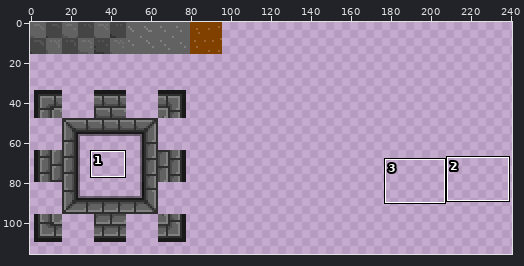
Sprite sheet, stored at media/floortiles-16x16.png. Above: a wide view before the commit, with the close-up outlined.
Close-up. The starting point:
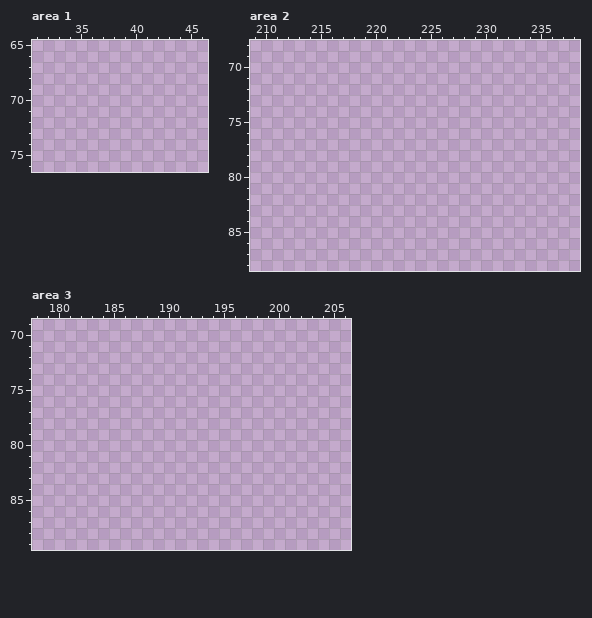
The file is 256x256 pixels. Pixels under 10% opacity are left out. Colours within 5 levels of each other are drawn and written as one. Shown: area 1: x 31..46, y 65..76; area 2: x 209..238, y 68..88; area 3: x 178..206, y 69..89. The wide view leaves out empty margins. The commit also changed other parts of the picture, which this record leaves out.
And afterwards:
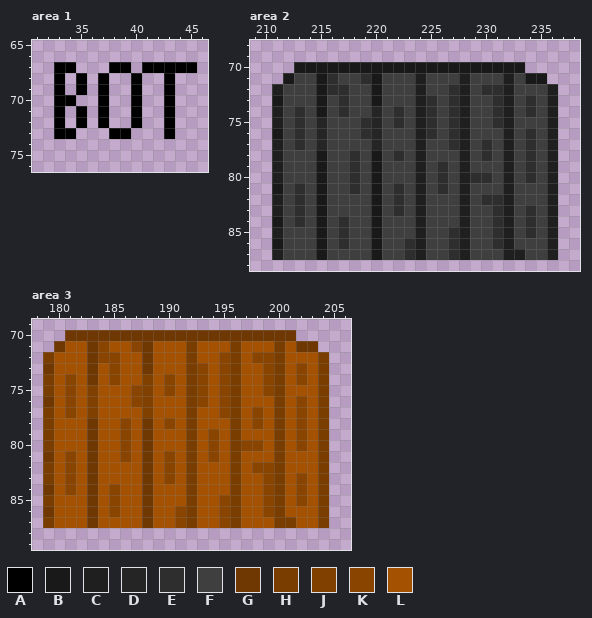
Palette (. is transparent): A #000000  B #191919  C #1f1f1f  D #252525  E #2e2e2efe  F #3f3f3f  G #6f3701  H #7a3d00  J #804000  K #894400  L #a45201
From old to new:
Area 1:
y 67: x 33..34 .. -> AA; x 38..39 .. -> AA; x 41..45 ..... -> AAAAA
y 68..69: x 33 . -> A; x 35 . -> A; x 37 . -> A; x 40 . -> A; x 43 . -> A
y 70: x 33..34 .. -> AA; x 37 . -> A; x 40 . -> A; x 43 . -> A
y 71..72: x 33 . -> A; x 35 . -> A; x 37 . -> A; x 40 . -> A; x 43 . -> A
y 73: x 33..34 .. -> AA; x 38..39 .. -> AA; x 43 . -> A
Area 2:
y 70: x 213..233 ..................... -> BBBBBBBBBBBBBBBBBBBBB
y 71: x 212..235 ........................ -> BFFBEFFEBFFFCFFFCFFFCFBB
y 72: x 211..236 .......................... -> CFFFBEEFFBFFFCFFECFEECFFFC
y 73: x 211..236 .......................... -> BFFFBFEFFBFFFCEFECFFECFEFC
y 74: x 211..236 .......................... -> CFEFBFEFFDFEFCEFECFFECFEFC
y 75: x 211..236 .......................... -> CFEFDFFFEDFEFCEFECFFECFFFC
y 76: x 211..236 .......................... -> BFEFDFFFEDFFFCEFECFFFCFEFC
y 77: x 211..236 .......................... -> CFEFDFFFFDFFFCFFECFEFCFEFC
y 78: x 211..236 .......................... -> CFFFBFFEFBFEFCFFFCFEFCFEFC
y 79: x 211..236 .......................... -> CFFFBFFEFBFFFCFEFCFFFCFEFC
y 80: x 211..236 .......................... -> CFFFBFFEFBFFFCFEFCEEFCFEFC
y 81: x 211..236 .......................... -> BFEFBFFEFBFEFCFEFCFFFCFFFC
y 82: x 211..236 .......................... -> CFEFBFFFFBFEFCFFFCFEECFFFC
y 83: x 211..236 .......................... -> CFEFBFFFFBFEFCFFFCFFECFEFC
y 84: x 211..236 .......................... -> BFEFBFEFFBFFFCFFFCFFECFEFC
y 85: x 211..236 .......................... -> CFFFBFEFFBFFFCFFECFFECFEFC
y 86: x 211..236 .......................... -> BFFFBFEFFBFFECFFECFFECFFFC
y 87: x 211..236 .......................... -> CFFFBFFFFBFFECFFECFFFCCFFC
Area 3:
y 70: x 181..201 ..................... -> GGGGGGGGGGGGGGGGGGGGG
y 71: x 180..203 ........................ -> GLLGKLLKGLLLHLLLHLLLHLGG
y 72: x 179..204 .......................... -> HLLLGKKLLGLLLHLLKHLKKHLLLH
y 73: x 179..204 .......................... -> GLLLGLKLLGLLLHKLKHLLKHLKLH
y 74: x 179..204 .......................... -> HLKLGLKLLJLKLHKLKHLLKHLKLH
y 75: x 179..204 .......................... -> HLKLJLLLKJLKLHKLKHLLKHLLLH
y 76: x 179..204 .......................... -> GLKLJLLLKJLLLHKLKHLLLHLKLH
y 77: x 179..204 .......................... -> HLKLJLLLLJLLLHLLKHLKLHLKLH
y 78: x 179..204 .......................... -> HLLLGLLKLGLKLHLLLHLKLHLKLH
y 79: x 179..204 .......................... -> HLLLGLLKLGLLLHLKLHLLLHLKLH
y 80: x 179..204 .......................... -> HLLLGLLKLGLLLHLKLHKKLHLKLH
y 81: x 179..204 .......................... -> GLKLGLLKLGLKLHLKLHLLLHLLLH
y 82: x 179..204 .......................... -> HLKLGLLLLGLKLHLLLHLKKHLLLH
y 83: x 179..204 .......................... -> HLKLGLLLLGLKLHLLLHLLKHLKLH
y 84: x 179..204 .......................... -> GLKLGLKLLGLLLHLLLHLLKHLKLH
y 85: x 179..204 .......................... -> HLLLGLKLLGLLLHLLKHLLKHLKLH
y 86: x 179..204 .......................... -> GLLLGLKLLGLLKHLLKHLLKHLLLH
y 87: x 179..204 .......................... -> HLLLGLLLLGLLKHLLKHLLLHHLLH
Where, in picture pixels (left, top, right, bottom), the same in both close-ups:
added: (54, 62, 197, 139)
added: (272, 62, 558, 260)
added: (43, 330, 329, 528)
